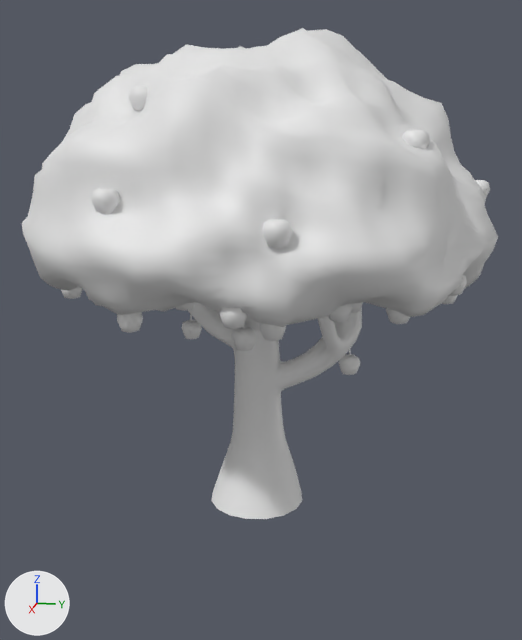
One commit to the FBX model Assets/Models/Trees/fruit tree.fbx: the scene before it, then after it.
Before and after are seen from a 50 mm lens placed at (6.1, 1.26, 2.87), pointed at (-0.03, 0.03, 1.33). Arrows for +X, +Y and +Z are at lower left; the lights stay in place.

The older version as bpy lines, for what is in view:
```python
me_cube = bpy.data.meshes.new('Cube')
me_cube.from_pydata(...)  # 1553 vertices, 1488 faces; spans x -0.91..1.22, y -0.98..1.09, z -0.37..2.68
me_cube_009 = bpy.data.meshes.new('Cube.009')
me_cube_009.from_pydata(...)  # 2562 vertices, 2560 faces; spans x -1.91..1.9, y -1.9..1.96, z 1.64..3.73
me_cube_012 = bpy.data.meshes.new('Cube.012')
me_cube_012.from_pydata(...)  # 1900 vertices, 1976 faces; spans x -1.9..1.77, y -1.75..1.91, z 0.84..3.25
ob_apple_002 = bpy.data.objects.new('Apple.002', me_cube_012)
ob_apple_002.location = (0.0, 0.0, 0.0)
ob_cube = bpy.data.objects.new('Cube', me_cube)
ob_cube.location = (0.0, 0.0, 0.0)
ob_cube_001 = bpy.data.objects.new('Cube.001', me_cube_009)
ob_cube_001.location = (0.0, 0.0, 0.0)
```
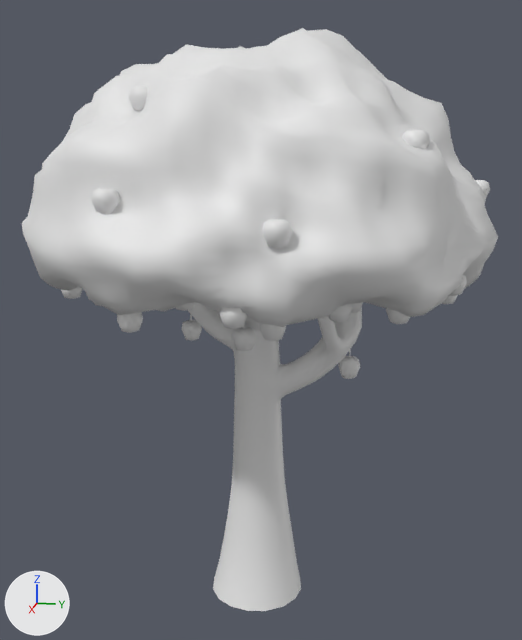
The newer file is also turned or shifted as a whole; pictures and numbers use the older file's frame.

Where the change shows, as pixel boxes (x1, y1, x2, y2) in the pictures (522 x 640 px; the box of a moved part takes in the faces that stretch with it):
'Cube', reshaped
    before: (188, 302, 362, 519)
    after: (188, 302, 362, 611)
part 1 of me_cube, moved or reshaped
    before: (211, 334, 349, 519)
    after: (212, 334, 349, 611)

The edits, one by one:
me_cube is used by ob_cube; location (0.0, 0.0, 0.0).
me_cube had 1553 vertices, 1488 faces and spanned x -0.91..1.22, y -0.98..1.09, z -0.37..2.68.
me_cube now has 1553 vertices, 1488 faces and spans x -0.91..1.22, y -0.98..1.09, z -1.29..2.68.
me_cube part 1: 357 of 1553 vertices moved; they spanned x -0.43..0.43, y -0.47..0.78, z -0.37..1.16 and now span x -0.43..0.43, y -0.47..0.78, z -1.29..1.15; mean shift (0.0, 0.0, -0.2); largest move (-0.17, -0.4, -0.37) -> (-0.17, -0.4, -1.29).
